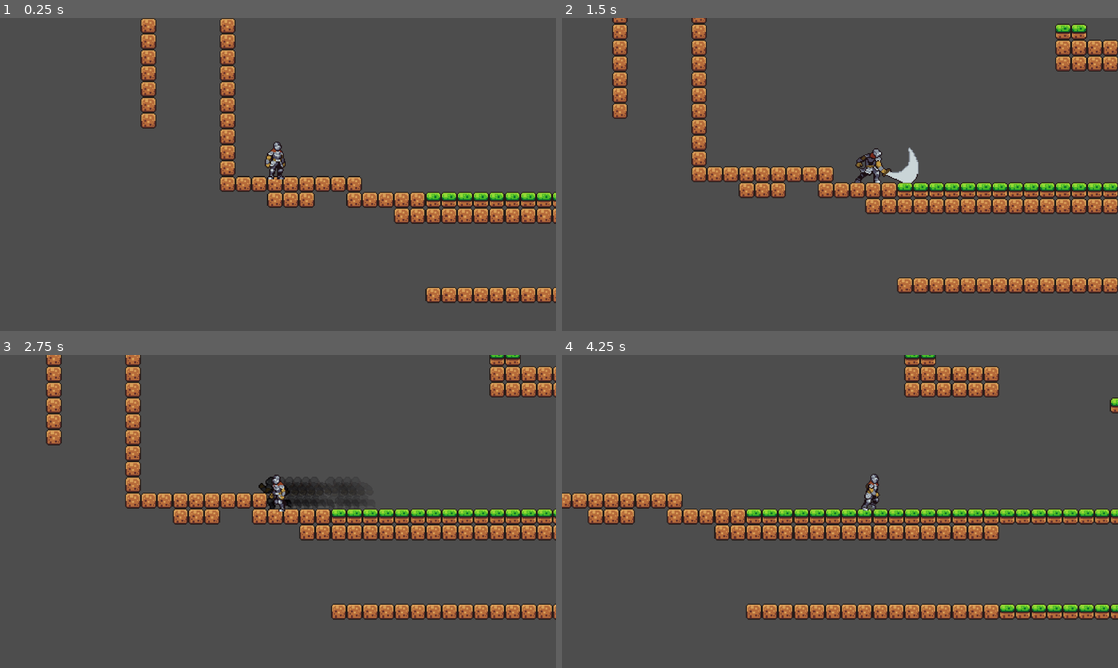
Above: before the commit, frames 1-4 (two rows, left to right).
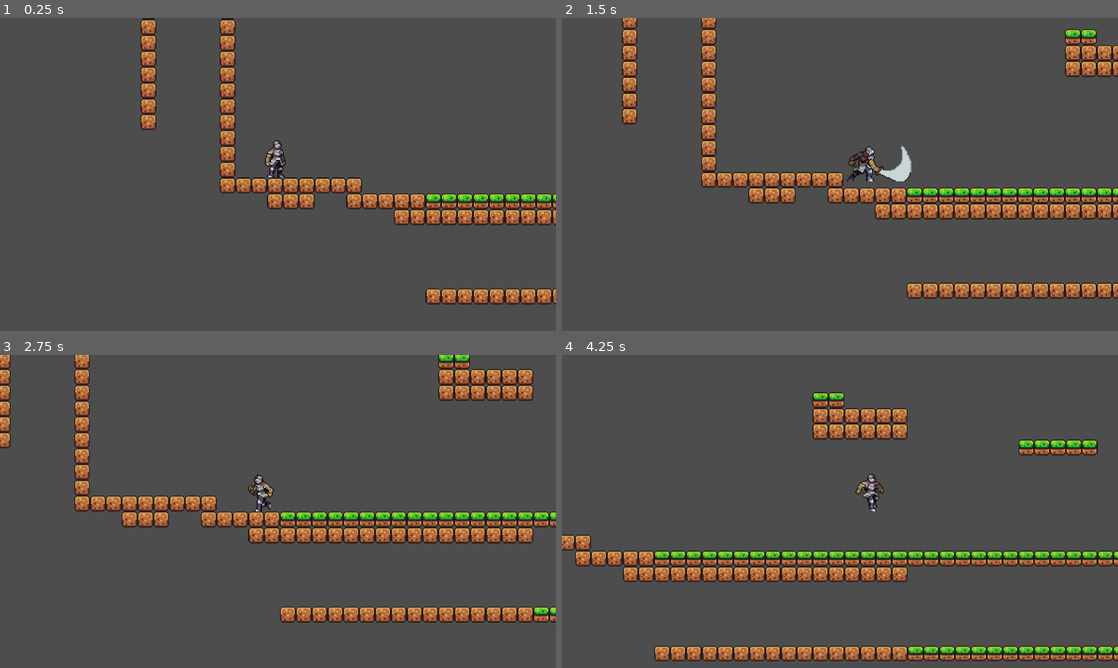
Above: after the commit, the same moments.

Repository: jeisaRaja/godot-sidescroll-rpg
Game: Godot game, scene res://scenes/world.tscn
The game is run twice, just before and just after one commit, with the same random seed, the same clock (stepped at 60 frames per second) and the same inputs.
Inputs (mouse positions are in pixels of both pictures, inside the frame that each line leads up to):
- Up to frame 1 (0.25 s): no input
- Up to frame 2 (1.5 s): move the mouse to (962, 158) at 0.52 s; hold D (MoveRight) from 0.53 s (still down); click (962, 158) at 0.6 s; tap Space (Jump) at 0.77 s; move the mouse to (728, 190) at 1.27 s; click (728, 190) at 1.35 s
- Up to frame 3 (2.75 s): tap Space (Jump) at 1.52 s; move the mouse to (333, 442) at 2.02 s; release D (MoveRight) at 2.03 s; hold A (MoveLeft) from 2.03 s (still down); tap Shift (Dash) at 2.1 s; click (333, 442) at 2.3 s
- Up to frame 4 (4.25 s): move the mouse to (812, 574) at 2.77 s; release A (MoveLeft) at 2.78 s; hold D (MoveRight) from 2.78 s (still down); click (812, 574) at 2.85 s; tap Space (Jump) at 3.02, 3.77 s; move the mouse to (1006, 558) at 3.52 s; click (1006, 558) at 3.6 s

The runs differ from the first frame. In frame 1, 5.0% of the frame differs, in the area x 25-100%, y 0-92%; in frame 2, 15%; in frame 3, 17%; in frame 4, 27%, in the area x 0-100%, y 0-98%.

Commit message:
add combo attack & hitbox

Diff:
--- a/player/Ghost.gd
+++ b/player/Ghost.gd
@@ -4,9 +4,9 @@
 func _ready():
 	ghosting()
 
-func set_property(tx_post, flip):
+func set_property(tx_post, tx_scale):
 	position = tx_post - Vector2(0,40)
-	flip_h = flip
+	scale = tx_scale
 
 func ghosting():
 	var tween_fade = get_tree().create_tween()
--- a/player/Ghost.tscn
+++ b/player/Ghost.tscn
@@ -4,7 +4,7 @@
 [ext_resource type="Script" path="res://player/Ghost.gd" id="2_0dmwk"]
 
 [node name="Sprite2D" type="Sprite2D"]
-modulate = Color(0.215902, 0.215902, 0.215902, 1)
+modulate = Color(0.513726, 0.513726, 0.513726, 0.690196)
 show_behind_parent = true
 position = Vector2(0, -40)
 texture = ExtResource("1_k3hbw")
--- a/player/Player.gd
+++ b/player/Player.gd
@@ -10,7 +10,8 @@
 @onready var Anim = $AnimationPlayer
 @onready var coyote_timer = $Timer/Coyote
 @onready var ghost_timer = $Timer/GhostTimer
-@onready var sprite = $Sprite2D
+@onready var sprite = $SpriteParent
+@onready var sword_hitbox = $Sword
 
 var gravity = ProjectSettings.get_setting("physics/2d/default_gravity")
 
@@ -104,5 +105,9 @@
 
 func add_ghost():
 	var ghost = ghost_node.instantiate()
-	ghost.set_property(position, sprite.flip_h)
+	ghost.set_property(position, sprite.scale)
 	get_tree().current_scene.add_child(ghost)
+
+func flip_hitbox(dir: int):
+	print(dir)
+	sword_hitbox.scale.x = dir
--- a/player/Player.tscn
+++ b/player/Player.tscn
@@ -8,19 +8,85 @@
 [ext_resource type="Script" path="res://states/Walk.gd" id="5_ykdeo"]
 [ext_resource type="Script" path="res://states/Jump.gd" id="6_70gte"]
 [ext_resource type="Script" path="res://states/Fall.gd" id="7_vf030"]
-[ext_resource type="Script" path="res://states/Attack.gd" id="8_86fc7"]
 [ext_resource type="PackedScene" uid="uid://bj0ig06ffxs1p" path="res://states/Dash.tscn" id="9_gupu7"]
 [ext_resource type="Script" path="res://states/WallSlide.gd" id="10_maium"]
+[ext_resource type="PackedScene" uid="uid://dypsthllcgtq8" path="res://states/Attack.tscn" id="11_axbd5"]
 [ext_resource type="Texture2D" uid="uid://bce7gc2t38m6w" path="res://graphics/knight/120x80_PNGSheets/_Run.png" id="11_ku4e8"]
 [ext_resource type="Texture2D" uid="uid://bjt21pqhynq1q" path="res://graphics/knight/120x80_PNGSheets/_Jump.png" id="12_s3jv5"]
 [ext_resource type="Texture2D" uid="uid://doegdfokr2umd" path="res://graphics/knight/120x80_PNGSheets/_Fall.png" id="13_d3mgf"]
 [ext_resource type="Texture2D" uid="uid://d1btcnwrlgkoq" path="res://graphics/knight/120x80_PNGSheets/_Dash.png" id="14_13uce"]
 [ext_resource type="Texture2D" uid="uid://bktusba3l0mby" path="res://graphics/knight/120x80_PNGSheets/_WallSlide.png" id="15_tmicd"]
 [ext_resource type="Texture2D" uid="uid://ddde5oqu6jeo7" path="res://graphics/knight/120x80_PNGSheets/_Attack.png" id="16_7fnvi"]
+[ext_resource type="Texture2D" uid="uid://c04iseb00a86" path="res://graphics/knight/120x80_PNGSheets/_Attack2.png" id="18_huxo2"]
 
 [sub_resource type="CapsuleShape2D" id="CapsuleShape2D_vod2c"]
-radius = 5.0
-height = 28.0
+radius = 6.0
+height = 34.0
+
+[sub_resource type="Animation" id="Animation_qpdk2"]
+resource_name = "PlayerAttack"
+length = 0.2
+step = 0.05
+tracks/0/type = "value"
+tracks/0/imported = false
+tracks/0/enabled = true
+tracks/0/path = NodePath("SpriteParent/Sprite2D:texture")
+tracks/0/interp = 1
+tracks/0/loop_wrap = true
+tracks/0/keys = {
+"times": PackedFloat32Array(0),
+"transitions": PackedFloat32Array(1),
+"update": 1,
+"values": [ExtResource("16_7fnvi")]
+}
+tracks/1/type = "value"
+tracks/1/imported = false
+tracks/1/enabled = true
+tracks/1/path = NodePath("SpriteParent/Sprite2D:hframes")
+tracks/1/interp = 1
+tracks/1/loop_wrap = true
+tracks/1/keys = {
+"times": PackedFloat32Array(0),
+"transitions": PackedFloat32Array(1),
+"update": 1,
+"values": [4]
+}
+tracks/2/type = "value"
+tracks/2/imported = false
+tracks/2/enabled = true
+tracks/2/path = NodePath("SpriteParent/Sprite2D:vframes")
+tracks/2/interp = 1
+tracks/2/loop_wrap = true
+tracks/2/keys = {
+"times": PackedFloat32Array(0),
+"transitions": PackedFloat32Array(1),
+"update": 1,
+"values": [1]
+}
+tracks/3/type = "value"
+tracks/3/imported = false
+tracks/3/enabled = true
+tracks/3/path = NodePath("SpriteParent/Sprite2D:frame")
+tracks/3/interp = 1
+tracks/3/loop_wrap = true
+tracks/3/keys = {
+"times": PackedFloat32Array(0, 0.05, 0.1, 0.15),
+"transitions": PackedFloat32Array(1, 1, 1, 1),
+"update": 1,
+"values": [0, 1, 2, 3]
+}
+tracks/4/type = "value"
+tracks/4/imported = false
+tracks/4/enabled = true
+tracks/4/path = NodePath("SpriteParent/Sprite2D:position")
+tracks/4/interp = 1
+tracks/4/loop_wrap = true
+tracks/4/keys = {
+"times": PackedFloat32Array(0),
+"transitions": PackedFloat32Array(1),
+"update": 0,
+"values": [Vector2(-4, -40)]
+}
 
 [sub_resource type="Animation" id="Animation_momu7"]
 resource_name = "PlayerDash"
@@ -29,7 +95,7 @@
 tracks/0/type = "value"
 tracks/0/imported = false
 tracks/0/enabled = true
-tracks/0/path = NodePath("Sprite2D:texture")
+tracks/0/path = NodePath("SpriteParent/Sprite2D:texture")
 tracks/0/interp = 1
 tracks/0/loop_wrap = true
 tracks/0/keys = {
@@ -41,7 +107,7 @@
 tracks/1/type = "value"
 tracks/1/imported = false
 tracks/1/enabled = true
-tracks/1/path = NodePath("Sprite2D:hframes")
+tracks/1/path = NodePath("SpriteParent/Sprite2D:hframes")
 tracks/1/interp = 1
 tracks/1/loop_wrap = true
 tracks/1/keys = {
@@ -53,19 +119,19 @@
 tracks/2/type = "value"
 tracks/2/imported = false
 tracks/2/enabled = true
-tracks/2/path = NodePath("Sprite2D:vframes")
-tracks/2/interp = 1
-tracks/2/loop_wrap = true
-tracks/2/keys = {
-"times": PackedFloat32Array(0),
-"transitions": PackedFloat32Array(1),
-"update": 1,
-"values": [1]
-}
-tracks/3/type = "value"
-tracks/3/imported = false
-tracks/3/enabled = true
-tracks/3/path = NodePath("Sprite2D:frame")
+tracks/2/path = NodePath("SpriteParent/Sprite2D:vframes")
+tracks/2/interp = 1
+tracks/2/loop_wrap = true
+tracks/2/keys = {
+"times": PackedFloat32Array(0),
+"transitions": PackedFloat32Array(1),
+"update": 1,
+"values": [1]
+}
+tracks/3/type = "value"
+tracks/3/imported = false
+tracks/3/enabled = true
+tracks/3/path = NodePath("SpriteParent/Sprite2D:frame")
 tracks/3/interp = 1
 tracks/3/loop_wrap = true
 tracks/3/keys = {
@@ -77,14 +143,14 @@
 tracks/4/type = "value"
 tracks/4/imported = false
 tracks/4/enabled = true
-tracks/4/path = NodePath("Sprite2D:position")
-tracks/4/interp = 1
-tracks/4/loop_wrap = true
-tracks/4/keys = {
-"times": PackedFloat32Array(0),
-"transitions": PackedFloat32Array(1),
-"update": 0,
-"values": [Vector2(0, -40)]
+tracks/4/path = NodePath("SpriteParent/Sprite2D:position")
+tracks/4/interp = 1
+tracks/4/loop_wrap = true
+tracks/4/keys = {
+"times": PackedFloat32Array(0),
+"transitions": PackedFloat32Array(1),
+"update": 0,
+"values": [Vector2(-4, -40)]
 }
 
 [sub_resource type="Animation" id="Animation_mex3o"]
@@ -94,7 +160,7 @@
 tracks/0/type = "value"
 tracks/0/imported = false
 tracks/0/enabled = true
-tracks/0/path = NodePath("Sprite2D:texture")
+tracks/0/path = NodePath("SpriteParent/Sprite2D:texture")
 tracks/0/interp = 1
 tracks/0/loop_wrap = true
 tracks/0/keys = {
@@ -106,7 +172,7 @@
 tracks/1/type = "value"
 tracks/1/imported = false
 tracks/1/enabled = true
-tracks/1/path = NodePath("Sprite2D:hframes")
+tracks/1/path = NodePath("SpriteParent/Sprite2D:hframes")
 tracks/1/interp = 1
 tracks/1/loop_wrap = true
 tracks/1/keys = {
@@ -118,19 +184,19 @@
 tracks/2/type = "value"
 tracks/2/imported = false
 tracks/2/enabled = true
-tracks/2/path = NodePath("Sprite2D:vframes")
-tracks/2/interp = 1
-tracks/2/loop_wrap = true
-tracks/2/keys = {
-"times": PackedFloat32Array(0),
-"transitions": PackedFloat32Array(1),
-"update": 1,
-"values": [1]
-}
-tracks/3/type = "value"
-tracks/3/imported = false
-tracks/3/enabled = true
-tracks/3/path = NodePath("Sprite2D:frame")
+tracks/2/path = NodePath("SpriteParent/Sprite2D:vframes")
+tracks/2/interp = 1
+tracks/2/loop_wrap = true
+tracks/2/keys = {
+"times": PackedFloat32Array(0),
+"transitions": PackedFloat32Array(1),
+"update": 1,
+"values": [1]
+}
+tracks/3/type = "value"
+tracks/3/imported = false
+tracks/3/enabled = true
+tracks/3/path = NodePath("SpriteParent/Sprite2D:frame")
 tracks/3/interp = 1
 tracks/3/loop_wrap = true
 tracks/3/keys = {
@@ -142,14 +208,14 @@
 tracks/4/type = "value"
 tracks/4/imported = false
 tracks/4/enabled = true
-tracks/4/path = NodePath("Sprite2D:position")
-tracks/4/interp = 1
-tracks/4/loop_wrap = true
-tracks/4/keys = {
-"times": PackedFloat32Array(0),
-"transitions": PackedFloat32Array(1),
-"update": 0,
-"values": [Vector2(3, -40)]
+tracks/4/path = NodePath("SpriteParent/Sprite2D:position")
+tracks/4/interp = 1
+tracks/4/loop_wrap = true
+tracks/4/keys = {
+"times": PackedFloat32Array(0),
+"transitions": PackedFloat32Array(1),
+"update": 0,
+"values": [Vector2(0, -40)]
 }
 
 [sub_resource type="Animation" id="Animation_genko"]
@@ -158,7 +224,7 @@
 tracks/0/type = "value"
 tracks/0/imported = false
 tracks/0/enabled = true
-tracks/0/path = NodePath("Sprite2D:texture")
+tracks/0/path = NodePath("SpriteParent/Sprite2D:texture")
 tracks/0/interp = 1
 tracks/0/loop_wrap = true
 tracks/0/keys = {
@@ -170,7 +236,7 @@
 tracks/1/type = "value"
 tracks/1/imported = false
 tracks/1/enabled = true
-tracks/1/path = NodePath("Sprite2D:hframes")
+tracks/1/path = NodePath("SpriteParent/Sprite2D:hframes")
 tracks/1/interp = 1
 tracks/1/loop_wrap = true
 tracks/1/keys = {
@@ -182,19 +248,19 @@
 tracks/2/type = "value"
 tracks/2/imported = false
 tracks/2/enabled = true
-tracks/2/path = NodePath("Sprite2D:vframes")
-tracks/2/interp = 1
-tracks/2/loop_wrap = true
-tracks/2/keys = {
-"times": PackedFloat32Array(0),
-"transitions": PackedFloat32Array(1),
-"update": 1,
-"values": [1]
-}
-tracks/3/type = "value"
-tracks/3/imported = false
-tracks/3/enabled = true
-tracks/3/path = NodePath("Sprite2D:frame")
+tracks/2/path = NodePath("SpriteParent/Sprite2D:vframes")
+tracks/2/interp = 1
+tracks/2/loop_wrap = true
+tracks/2/keys = {
+"times": PackedFloat32Array(0),
+"transitions": PackedFloat32Array(1),
+"update": 1,
+"values": [1]
+}
+tracks/3/type = "value"
+tracks/3/imported = false
+tracks/3/enabled = true
+tracks/3/path = NodePath("SpriteParent/Sprite2D:frame")
 tracks/3/interp = 1
 tracks/3/loop_wrap = true
 tracks/3/keys = {
@@ -206,7 +272,7 @@
 tracks/4/type = "value"
 tracks/4/imported = false
 tracks/4/enabled = true
-tracks/4/path = NodePath("Sprite2D:position")
+tracks/4/path = NodePath("SpriteParent/Sprite2D:position")
 tracks/4/interp = 1
 tracks/4/loop_wrap = true
 tracks/4/keys = {
@@ -223,7 +289,7 @@
 tracks/0/type = "value"
 tracks/0/imported = false
 tracks/0/enabled = true
-tracks/0/path = NodePath("Sprite2D:texture")
+tracks/0/path = NodePath("SpriteParent/Sprite2D:texture")
 tracks/0/interp = 1
 tracks/0/loop_wrap = true
 tracks/0/keys = {
@@ -235,7 +301,7 @@
 tracks/1/type = "value"
 tracks/1/imported = false
 tracks/1/enabled = true
-tracks/1/path = NodePath("Sprite2D:hframes")
+tracks/1/path = NodePath("SpriteParent/Sprite2D:hframes")
 tracks/1/interp = 1
 tracks/1/loop_wrap = true
 tracks/1/keys = {
@@ -247,19 +313,19 @@
 tracks/2/type = "value"
 tracks/2/imported = false
 tracks/2/enabled = true
-tracks/2/path = NodePath("Sprite2D:vframes")
-tracks/2/interp = 1
-tracks/2/loop_wrap = true
-tracks/2/keys = {
-"times": PackedFloat32Array(0),
-"transitions": PackedFloat32Array(1),
-"update": 1,
-"values": [1]
-}
-tracks/3/type = "value"
-tracks/3/imported = false
-tracks/3/enabled = true
-tracks/3/path = NodePath("Sprite2D:frame")
+tracks/2/path = NodePath("SpriteParent/Sprite2D:vframes")
+tracks/2/interp = 1
+tracks/2/loop_wrap = true
+tracks/2/keys = {
+"times": PackedFloat32Array(0),
+"transitions": PackedFloat32Array(1),
+"update": 1,
+"values": [1]
+}
+tracks/3/type = "value"
+tracks/3/imported = false
+tracks/3/enabled = true
+tracks/3/path = NodePath("SpriteParent/Sprite2D:frame")
 tracks/3/interp = 1
 tracks/3/loop_wrap = true
 tracks/3/keys = {
@@ -271,7 +337,7 @@
 tracks/4/type = "value"
 tracks/4/imported = false
 tracks/4/enabled = true
-tracks/4/path = NodePath("Sprite2D:position")
+tracks/4/path = NodePath("SpriteParent/Sprite2D:position")
 tracks/4/interp = 1
 tracks/4/loop_wrap = true
 tracks/4/keys = {
@@ -287,7 +353,7 @@
 tracks/0/type = "value"
 tracks/0/imported = false
 tracks/0/enabled = true
-tracks/0/path = NodePath("Sprite2D:texture")
+tracks/0/path = NodePath("SpriteParent/Sprite2D:texture")
 tracks/0/interp = 1
 tracks/0/loop_wrap = true
 tracks/0/keys = {
@@ -299,7 +365,7 @@
 tracks/1/type = "value"
 tracks/1/imported = false
 tracks/1/enabled = true
-tracks/1/path = NodePath("Sprite2D:hframes")
+tracks/1/path = NodePath("SpriteParent/Sprite2D:hframes")
 tracks/1/interp = 1
 tracks/1/loop_wrap = true
 tracks/1/keys = {
@@ -311,19 +377,19 @@
 tracks/2/type = "value"
 tracks/2/imported = false
 tracks/2/enabled = true
-tracks/2/path = NodePath("Sprite2D:vframes")
-tracks/2/interp = 1
-tracks/2/loop_wrap = true
-tracks/2/keys = {
-"times": PackedFloat32Array(0),
-"transitions": PackedFloat32Array(1),
-"update": 1,
-"values": [1]
-}
-tracks/3/type = "value"
-tracks/3/imported = false
-tracks/3/enabled = true
-tracks/3/path = NodePath("Sprite2D:frame")
+tracks/2/path = NodePath("SpriteParent/Sprite2D:vframes")
+tracks/2/interp = 1
+tracks/2/loop_wrap = true
+tracks/2/keys = {
+"times": PackedFloat32Array(0),
+"transitions": PackedFloat32Array(1),
+"update": 1,
+"values": [1]
+}
+tracks/3/type = "value"
+tracks/3/imported = false
+tracks/3/enabled = true
+tracks/3/path = NodePath("SpriteParent/Sprite2D:frame")
 tracks/3/interp = 1
 tracks/3/loop_wrap = true
 tracks/3/keys = {
@@ -335,14 +401,14 @@
 tracks/4/type = "value"
 tracks/4/imported = false
 tracks/4/enabled = true
-tracks/4/path = NodePath("Sprite2D:position")
-tracks/4/interp = 1
-tracks/4/loop_wrap = true
-tracks/4/keys = {
-"times": PackedFloat32Array(0),
-"transitions": PackedFloat32Array(1),
-"update": 0,
-"values": [Vector2(3, -40)]
+tracks/4/path = NodePath("SpriteParent/Sprite2D:position")
+tracks/4/interp = 1
+tracks/4/loop_wrap = true
+tracks/4/keys = {
+"times": PackedFloat32Array(0),
+"transitions": PackedFloat32Array(1),
+"update": 0,
+"values": [Vector2(0, -40)]
 }
 
 [sub_resource type="Animation" id="Animation_2b4fs"]
@@ -355,7 +421,7 @@
 tracks/0/type = "value"
 tracks/0/imported = false
 tracks/0/enabled = true
-tracks/0/path = NodePath("Sprite2D:texture")
+tracks/0/path = NodePath("SpriteParent/Sprite2D:texture")
 tracks/0/interp = 1
 tracks/0/loop_wrap = true
 tracks/0/keys = {
@@ -367,7 +433,7 @@
 tracks/1/type = "value"
 tracks/1/imported = false
 tracks/1/enabled = true
-tracks/1/path = NodePath("Sprite2D:hframes")
+tracks/1/path = NodePath("SpriteParent/Sprite2D:hframes")
 tracks/1/interp = 1
 tracks/1/loop_wrap = true
 tracks/1/keys = {
@@ -379,19 +445,19 @@
 tracks/2/type = "value"
 tracks/2/imported = false
 tracks/2/enabled = true
-tracks/2/path = NodePath("Sprite2D:vframes")
-tracks/2/interp = 1
-tracks/2/loop_wrap = true
-tracks/2/keys = {
-"times": PackedFloat32Array(0),
-"transitions": PackedFloat32Array(1),
-"update": 1,
-"values": [1]
-}
-tracks/3/type = "value"
-tracks/3/imported = false
-tracks/3/enabled = true
-tracks/3/path = NodePath("Sprite2D:frame")
+tracks/2/path = NodePath("SpriteParent/Sprite2D:vframes")
+tracks/2/interp = 1
+tracks/2/loop_wrap = true
+tracks/2/keys = {
+"times": PackedFloat32Array(0),
+"transitions": PackedFloat32Array(1),
+"update": 1,
+"values": [1]
+}
+tracks/3/type = "value"
+tracks/3/imported = false
+tracks/3/enabled = true
+tracks/3/path = NodePath("SpriteParent/Sprite2D:frame")
 tracks/3/interp = 1
 tracks/3/loop_wrap = true
 tracks/3/keys = {
@@ -403,14 +469,14 @@
 tracks/4/type = "value"
 tracks/4/imported = false
 tracks/4/enabled = true
-tracks/4/path = NodePath("Sprite2D:position")
-tracks/4/interp = 1
-tracks/4/loop_wrap = true
-tracks/4/keys = {
-"times": PackedFloat32Array(0),
-"transitions": PackedFloat32Array(1),
-"update": 0,
-"values": [Vector2(-2, -40)]
+tracks/4/path = NodePath("SpriteParent/Sprite2D:position")
+tracks/4/interp = 1
+tracks/4/loop_wrap = true
+tracks/4/keys = {
+"times": PackedFloat32Array(0),
+"transitions": PackedFloat32Array(1),
+"update": 0,
+"values": [Vector2(5, -40)]
 }
 
 [sub_resource type="Animation" id="Animation_7vt6i"]
@@ -418,7 +484,7 @@
 tracks/0/type = "value"
 tracks/0/imported = false
 tracks/0/enabled = true
-tracks/0/path = NodePath("Sprite2D:texture")
+tracks/0/path = NodePath("SpriteParent/Sprite2D:texture")
 tracks/0/interp = 1
 tracks/0/loop_wrap = true
 tracks/0/keys = {
@@ -430,7 +496,7 @@
 tracks/1/type = "value"
 tracks/1/imported = false
 tracks/1/enabled = true
-tracks/1/path = NodePath("Sprite2D:hframes")
+tracks/1/path = NodePath("SpriteParent/Sprite2D:hframes")
 tracks/1/interp = 1
 tracks/1/loop_wrap = true
 tracks/1/keys = {
@@ -442,19 +508,19 @@
 tracks/2/type = "value"
 tracks/2/imported = false
 tracks/2/enabled = true
-tracks/2/path = NodePath("Sprite2D:vframes")
-tracks/2/interp = 1
-tracks/2/loop_wrap = true
-tracks/2/keys = {
-"times": PackedFloat32Array(0),
-"transitions": PackedFloat32Array(1),
-"update": 1,
-"values": [1]
-}
-tracks/3/type = "value"
-tracks/3/imported = false
-tracks/3/enabled = true
-tracks/3/path = NodePath("Sprite2D:frame")
+tracks/2/path = NodePath("SpriteParent/Sprite2D:vframes")
+tracks/2/interp = 1
+tracks/2/loop_wrap = true
+tracks/2/keys = {
+"times": PackedFloat32Array(0),
+"transitions": PackedFloat32Array(1),
+"update": 1,
+"values": [1]
+}
+tracks/3/type = "value"
+tracks/3/imported = false
+tracks/3/enabled = true
+tracks/3/path = NodePath("SpriteParent/Sprite2D:frame")
 tracks/3/interp = 1
 tracks/3/loop_wrap = true
 tracks/3/keys = {
@@ -466,72 +532,84 @@
 tracks/4/type = "value"
 tracks/4/imported = false
 tracks/4/enabled = true
-tracks/4/path = NodePath("Sprite2D:position")
-tracks/4/interp = 1
-tracks/4/loop_wrap = true
-tracks/4/keys = {
-"times": PackedFloat32Array(0),
-"transitions": PackedFloat32Array(1),
-"update": 0,
-"values": [Vector2(-2, -40)]
-}
-
-[sub_resource type="Animation" id="Animation_qpdk2"]
-resource_name = "PlayerAttack"
-length = 0.2
-step = 0.05
-tracks/0/type = "value"
-tracks/0/imported = false
-tracks/0/enabled = true
-tracks/0/path = NodePath("Sprite2D:texture")
-tracks/0/interp = 1
-tracks/0/loop_wrap = true
-tracks/0/keys = {
-"times": PackedFloat32Array(0),
-"transitions": PackedFloat32Array(1),
-"update": 1,
-"values": [ExtResource("16_7fnvi")]
-}
-tracks/1/type = "value"
-tracks/1/imported = false
-tracks/1/enabled = true
-tracks/1/path = NodePath("Sprite2D:hframes")
-tracks/1/interp = 1
-tracks/1/loop_wrap = true
-tracks/1/keys = {
-"times": PackedFloat32Array(0),
-"transitions": PackedFloat32Array(1),
-"update": 1,
-"values": [4]
-}
-tracks/2/type = "value"
-tracks/2/imported = false
-tracks/2/enabled = true
-tracks/2/path = NodePath("Sprite2D:vframes")
-tracks/2/interp = 1
-tracks/2/loop_wrap = true
-tracks/2/keys = {
-"times": PackedFloat32Array(0),
-"transitions": PackedFloat32Array(1),
-"update": 1,
-"values": [1]
-}
-tracks/3/type = "value"
-tracks/3/imported = false
-tracks/3/enabled = true
-tracks/3/path = NodePath("Sprite2D:frame")
-tracks/3/interp = 1
-tracks/3/loop_wrap = true
-tracks/3/keys = {
-"times": PackedFloat32Array(0, 0.05, 0.1, 0.15),
-"transitions": PackedFloat32Array(1, 1, 1, 1),
-"update": 1,
-"values": [0, 1, 2, 3]
+tracks/4/path = NodePath("SpriteParent/Sprite2D:position")
+tracks/4/interp = 1
+tracks/4/loop_wrap = true
+tracks/4/keys = {
+"times": PackedFloat32Array(0),
+"transitions": PackedFloat32Array(1),
+"update": 0,
+"values": [Vector2(0, -40)]
+}
+
+[sub_resource type="Animation" id="Animation_vjkun"]
+resource_name = "PlayerAttack2"
+length = 0.5
+tracks/0/type = "value"
+tracks/0/imported = false
+tracks/0/enabled = true
+tracks/0/path = NodePath("SpriteParent/Sprite2D:texture")
+tracks/0/interp = 1
+tracks/0/loop_wrap = true
+tracks/0/keys = {
+"times": PackedFloat32Array(0),
+"transitions": PackedFloat32Array(1),
+"update": 1,
+"values": [ExtResource("18_huxo2")]
+}
+tracks/1/type = "value"
+tracks/1/imported = false
+tracks/1/enabled = true
+tracks/1/path = NodePath("SpriteParent/Sprite2D:hframes")
+tracks/1/interp = 1
+tracks/1/loop_wrap = true
+tracks/1/keys = {
+"times": PackedFloat32Array(0),
+"transitions": PackedFloat32Array(1),
+"update": 1,
+"values": [6]
+}
+tracks/2/type = "value"
+tracks/2/imported = false
+tracks/2/enabled = true
+tracks/2/path = NodePath("SpriteParent/Sprite2D:vframes")
+tracks/2/interp = 1
+tracks/2/loop_wrap = true
+tracks/2/keys = {
+"times": PackedFloat32Array(0),
+"transitions": PackedFloat32Array(1),
+"update": 1,
+"values": [1]
+}
+tracks/3/type = "value"
+tracks/3/imported = false
+tracks/3/enabled = true
+tracks/3/path = NodePath("SpriteParent/Sprite2D:frame")
+tracks/3/interp = 1
+tracks/3/loop_wrap = true
+tracks/3/keys = {
+"times": PackedFloat32Array(0, 0.1, 0.2, 0.3, 0.4),
+"transitions": PackedFloat32Array(1, 1, 1, 1, 1),
+"update": 1,
+"values": [0, 1, 2, 3, 4]
+}
+tracks/4/type = "value"
+tracks/4/imported = false
+tracks/4/enabled = true
+tracks/4/path = NodePath("SpriteParent/Sprite2D:position")
+tracks/4/interp = 1
+tracks/4/loop_wrap = true
+tracks/4/keys = {
+"times": PackedFloat32Array(0),
+"transitions": PackedFloat32Array(1),
+"update": 0,
+"values": [Vector2(0, -40)]
 }
 
 [sub_resource type="AnimationLibrary" id="AnimationLibrary_3l5l5"]
 _data = {
 "PlayerAttack": SubResource("Animation_qpdk2"),
+"PlayerAttack2": SubResource("Animation_vjkun"),
 "PlayerDash": SubResource("Animation_momu7"),
 "PlayerFall": SubResource("Animation_mex3o"),
 "PlayerIdle": SubResource("Animation_genko"),
@@ -542,12 +620,17 @@
 "RESET": SubResource("Animation_7vt6i")
 }
 
+[sub_resource type="RectangleShape2D" id="RectangleShape2D_atfcu"]
+size = Vector2(46, 43)
+
 [node name="Player" type="CharacterBody2D"]
 script = ExtResource("1_64x7n")
 ghost_node = ExtResource("2_q4xsr")
 
-[node name="Sprite2D" type="Sprite2D" parent="."]
-position = Vector2(-2, -40)
+[node name="SpriteParent" type="Node2D" parent="."]
+
+[node name="Sprite2D" type="Sprite2D" parent="SpriteParent"]
+position = Vector2(0, -40)
 texture = ExtResource("2_m6faj")
 hframes = 10
 region_rect = Rect2(0, 0, 57.6162, 58.4707)
@@ -572,13 +655,12 @@
 [node name="Fall" type="Node" parent="FMS"]
 script = ExtResource("7_vf030")
 
-[node name="Attack" type="Node" parent="FMS"]
-script = ExtResource("8_86fc7")
-
 [node name="Dash" parent="FMS" instance=ExtResource("9_gupu7")]
 
 [node name="WallSlide" type="Node" parent="FMS"]
 script = ExtResource("10_maium")
+
+[node name="Attack" parent="FMS" instance=ExtResource("11_axbd5")]
 
 [node name="Timer" type="Node" parent="."]
 
@@ -591,16 +673,22 @@
 [node name="Raycast" type="Node2D" parent="."]
 
 [node name="Top" type="RayCast2D" parent="Raycast"]
-position = Vector2(5, -29)
-target_position = Vector2(5, 0)
+position = Vector2(0, -29)
+target_position = Vector2(10, 0)
 
 [node name="Bottom" type="RayCast2D" parent="Raycast"]
-position = Vector2(4, -4)
-target_position = Vector2(5, 0)
+position = Vector2(0, -4)
+target_position = Vector2(10, 0)
 
 [node name="AnimationPlayer" type="AnimationPlayer" parent="."]
 libraries = {
 "": SubResource("AnimationLibrary_3l5l5")
 }
 
+[node name="Sword" type="Area2D" parent="."]
+
+[node name="CollisionShape2D" type="CollisionShape2D" parent="Sword"]
+position = Vector2(29, -21.5)
+shape = SubResource("RectangleShape2D_atfcu")
+
 [connection signal="timeout" from="Timer/DashCooldown" to="." method="_on_dash_cooldown_timeout"]
--- a/states/Attack.gd
+++ b/states/Attack.gd
@@ -1,15 +1,25 @@
 extends State
 class_name Attack
 
+@onready var combo_timer: Timer = $ComboTimer
+var combo_count = 0
+
 func Enter():
-	Anim.play(Actor.name + "Attack")
+	if combo_timer.is_stopped():
+		combo_count = 0
+	if combo_count == 0:
+		Anim.play(Actor.name + "Attack")
+		combo_count += 1
+	else:
+		Anim.play(Actor.name + "Attack2")
+		combo_count = 0
 	Actor.velocity = Vector2(0,0)
 
 func Update(_delta: float):
 	pass
 
 func Exit():
-	pass
+	combo_timer.start()
 
 func Physics_Update(_delta: float):
 	if not Anim.is_playing():
--- /dev/null
+++ b/states/Attack.tscn
@@ -0,0 +1,10 @@
+[gd_scene load_steps=2 format=3 uid="uid://dypsthllcgtq8"]
+
+[ext_resource type="Script" path="res://states/Attack.gd" id="1_45u8e"]
+
+[node name="Attack" type="Node"]
+script = ExtResource("1_45u8e")
+
+[node name="ComboTimer" type="Timer" parent="."]
+wait_time = 0.3
+one_shot = true
--- a/states/State.gd
+++ b/states/State.gd
@@ -4,7 +4,7 @@
 signal Transitioned(state, newStateName)
 
 var Actor: ActorClass = null
-var ActorSprite: Sprite2D = null
+var ActorSprite: Node2D = null
 var Anim: AnimationPlayer = null
 var FMS = null
 
@@ -22,10 +22,22 @@
 
 func actor_movement():
 	if Actor.movement_input.x > 0:
-		Actor.velocity.x = Actor.SPEED
-		ActorSprite.flip_h = false
+		Actor.velocity = Actor.velocity.move_toward(Vector2(Actor.SPEED, Actor.velocity.y), 50)
+		#Actor.velocity.x =  Actor.SPEED
+		ActorSprite.scale.x = 1
+		flip_raycast(1)
+		Actor.flip_hitbox(1)
 	elif Actor.movement_input.x < 0:
-		Actor.velocity.x = - Actor.SPEED
-		ActorSprite.flip_h = true
+		#Actor.velocity.x = - Actor.SPEED
+		Actor.velocity = Actor.velocity.move_toward(Vector2(-Actor.SPEED, Actor.velocity.y), 50)
+		ActorSprite.scale.x = -1
+		flip_raycast(-1)
+		Actor.flip_hitbox(-1)
 	else:
 		Actor.velocity.x = 0
+
+func flip_raycast(dir: int):
+	for raycast in Actor.Raycast.get_children():
+		if raycast is RayCast2D:
+			raycast.scale.x = dir
+			raycast.force_raycast_update()
--- a/states/WallSlide.gd
+++ b/states/WallSlide.gd
@@ -3,13 +3,13 @@
 
 func Enter():
 	Anim.play(Actor.name + "WallSlide")
-
+	ActorSprite.scale.x *= -1
 
 func Update(_delta: float):
 	pass
 
 func Exit():
-	pass
+	ActorSprite.scale.x *= -1
 
 func Physics_Update(_delta:float):
 	Actor.velocity.y = 50
Not shown: 1 places in player/Player.tscn that only renumber resources
